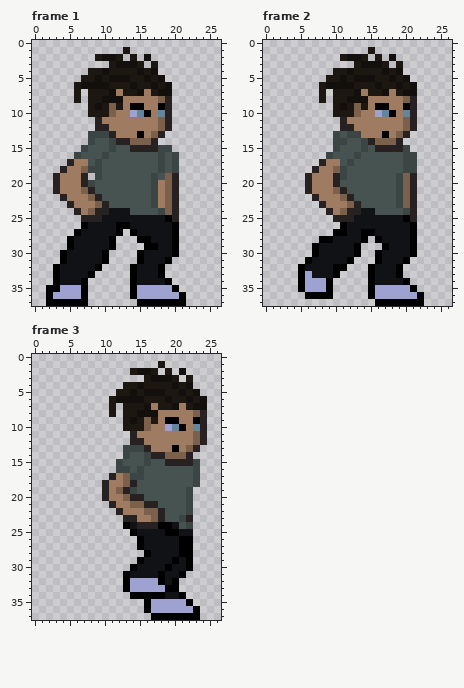
Two versions of one pixel-art file, Assets/Materials/our-best-proj/PeaceDuke_aseprite.aseprite. The picture above was drawn from the file before the commit.
96x38 pixels, 3 frames. Shown: frame 1: x 0..26, y 0..37; frame 2: x 0..26, y 0..37; frame 3: x 0..26, y 0..37. The commit also changed other frames, which this record leaves out.
And afterwards:
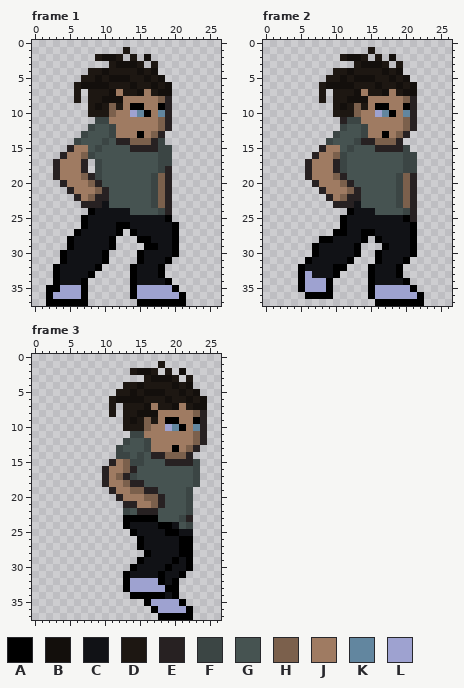
Palette (. is transparent): A #000000  B #130f0c  C #111216  D #1d1712  E #272122  F #3b4544  G #465351  H #7b604c  J #9f7b62  K #62869f  L #9ea2d0
The exact change:
Changed rows in their new state; - is an unchanged pixel.
Frame 1, layers "Layer 3", "Layer 4":
first column x 3:
11 ------FF----------
12 -----FGGF---------
13 ----FGGGF---------
14 ---FGG-FG------F--
15 --EJJ-F-G---------
16 -EJJHF-G--------F.
17 EJJ-E.----------F.
18 EJ--E.----------E.
19 ----HE---------HE.
20 .E--JHE--------HE.
21 ..E-JJHE-------HE.
22 -..E---E-------HE.
23 --..EEEC-------HE.
24 ---..ACC--------E.
25 ----ACC----------.
Frame 2, layer "Layer 3":
first column x 6:
11 ------FF-
12 -----FGGF
13 ------GGF
14 ---FGG-FE
15 --EJJ-F-G
16 -EJJHF-G-
17 EJJ-EFG--
18 EJ--E----
19 ----HE---
20 .E--JHE--
21 ..E-JJHE-
22 -..E---E-
23 --..EEEC-
24 ---...AC-
25 ----.AC--
Frame 3, layers "Layer 3", "Layer 2":
first column x 10:
11 ----FF---
12 ---FGGF--
13 --FGGGF--
14 --F--FG--
15 -EJHFFG--
16 EJJHEG---
17 EJHE-G---
18 -----E---
19 .EJJHHEE-
20 ..EJJJHHE
21 -..EEJJHE
22 --.FGEEEG
23 ---AAAAAG
24 -----CCC-
first column x 16:
34 ----A.--
35 -----A.-
36 .A----A.
37 -.-----.
